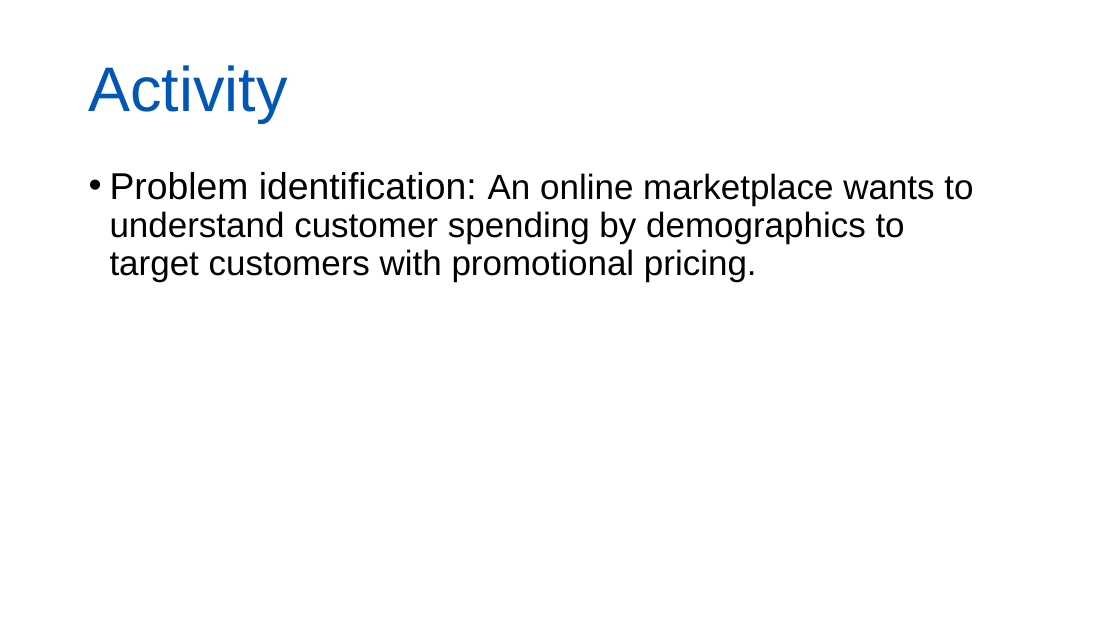
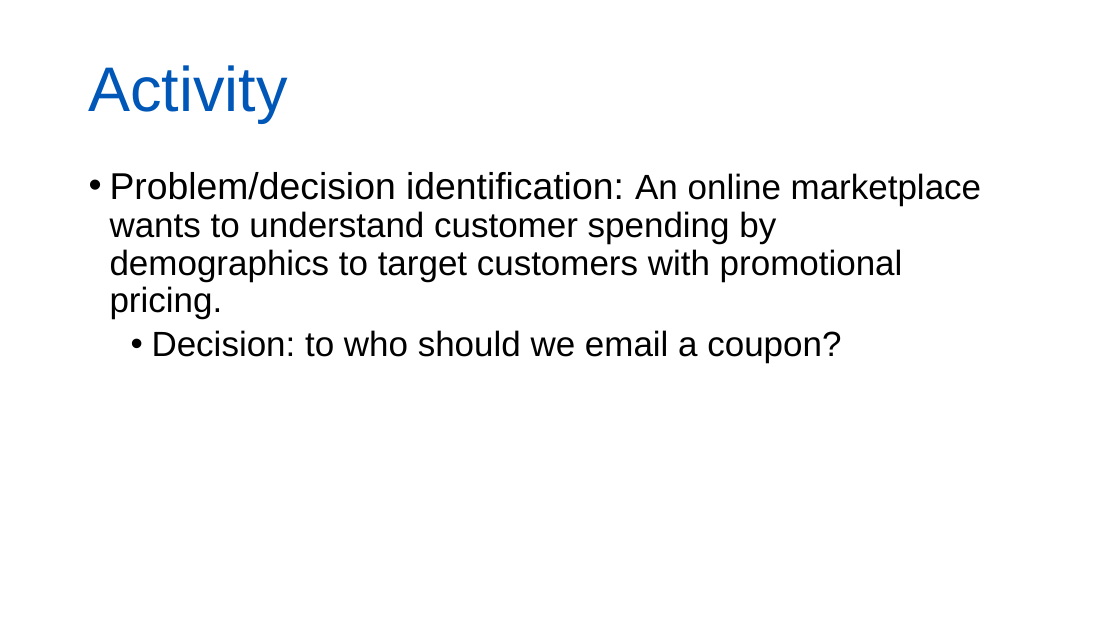
Before and after one commit to mattstern2/BUA301, a slide deck: slide 15 of Intro to Business Analytics.pptx (slide 16 before the commit). Drawn at 1120x630 pixels with LibreOffice and Linux fonts; fonts in the diff are those of the drawing; background and template pictures are left out. Boxes give left, top, right and bottom in pixels: in the first picture for what was removed or moved away, otherwise in the second. Text is boxed around its words. In the diff, an @@ line names an element or a change of style, - is before the commit and + after.

```diff
--- a/Intro to Business Analytics.pptx
+++ b/Intro to Business Analytics.pptx
@@ text at <box>110,172,981,363</box>: text changed @@
-• Problem identification: An online marketplace wants to understand customer spending by demographics to target customers with promotional pricing.
+• Problem/decision identification: An online marketplace wants to understand customer spending by demographics to target customers with promotional pricing.
+  • Decision: to who should we email a coupon?
```
Also in this commit, not shown: 4 other slides changed, 1 slide removed.
